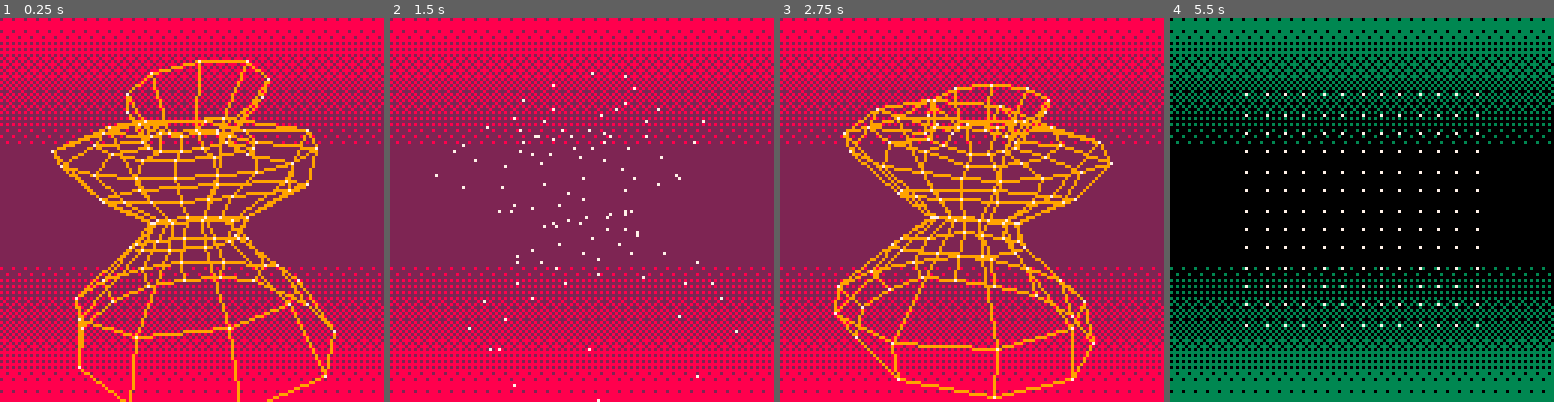
Above: before the commit, frames 1-4 (left to right).
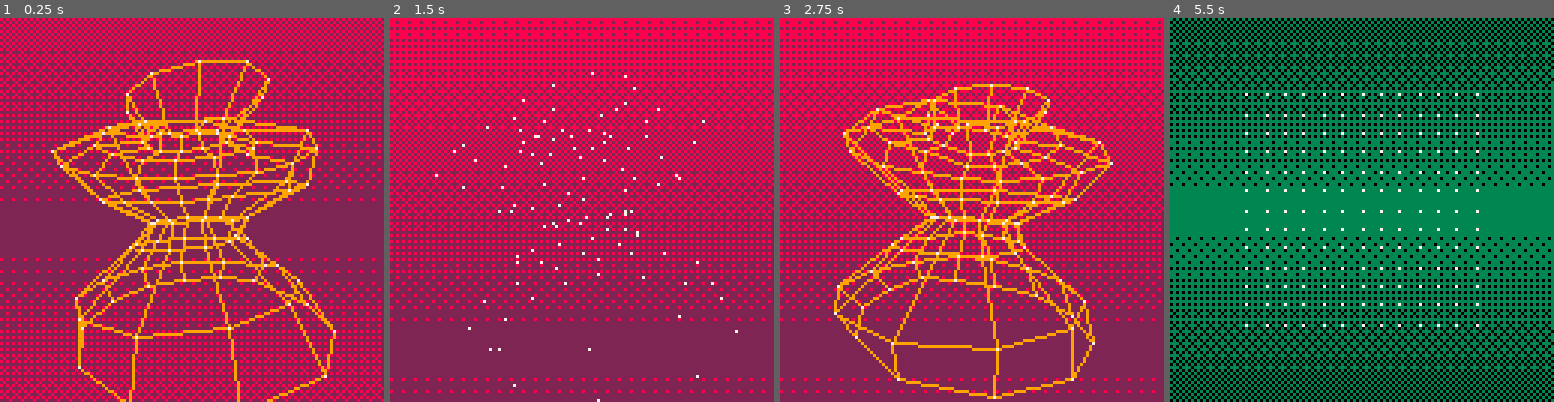
Above: after the commit, the same moments.

Repository: xavier/pico8
Game: PICO-8 cartridge srol.p8
Two runs of this game, one before a commit and one after it. Both use one fixed random seed, a clock stepped at 60 frames per second and the inputs below.
Inputs:
- Up to frame 1 (0.25 s): no input
- Up to frame 2 (1.5 s): tap O (Z key) at 0.33, 0.7, 1.43 s; tap X (X key) at 1.07 s
- Up to frame 3 (2.75 s): hold Left 1.97-2.37 s; tap X (X key) at 2.07, 2.4, 2.73 s; tap O (Z key) at 2.22 s
- Up to frame 4 (5.5 s): hold Right 2.87-3.53 s; tap X (X key) every 0.33 s from 3.07 to 5.4 s; tap O (Z key) at 3.1, 3.98, 4.87 s; hold Right 4.13-4.53 s; hold Left from 5.13 s (still down)

The runs differ from the first frame. In frame 1, 44% of the frame differs, in the area x 0-100%, y 0-100%; in frame 2, 55%; in frame 3, 49%; in frame 4, 82%.

Commit message:
Animate dithered background

Diff:
--- a/srol.p8
+++ b/srol.p8
@@ -21,6 +21,23 @@
  0b0000001000001010,
  0b0000001000001000,
  0b0000000000000000,
+ -- mirror
+ 0b0000000000000000,
+ 0b0000001000001000,
+ 0b0000001000001010,
+ 0b0000101000001010,
+ 0b0000101001001010,
+ 0b0001101001001010,
+ 0b0001101001011010,
+ 0b0101101001011010,
+ 0b0101101001011110,
+ 0b0101101101011110,
+ 0b0101101101011111,
+ 0b0101111101011111,
+ 0b0101111111011111,
+ 0b0111111111011111,
+ 0b0111111111111111,
+ 0b1111111111111111,
 }
 
 palettes = {
@@ -287,16 +304,17 @@
  return bor(shl(band(col, 15), 4), shr(col, 4))
 end
 
-function dithered_background(col)
+function draw_dithered_background(col, timer)
  local loc = flipcol(col)
- local y = 0
- local d = 3
-
- for mask in all(dithering_masks) do
+ local d = 8
+
+ local idx = flr(timer + 100*sin(timer*0.025) + 50*sin(timer*0.05))
+
+ for y=0,(128-d),d do
+  local mask = dithering_masks[1+(idx%#dithering_masks)]
   fillp(mask)
   rectfill(0, y, 127, y+d, col)
-  rectfill(0, 127-y, 127, y-d, loc)
-  y += d
+  idx += 1
  end
 
  fillp(0)
@@ -336,7 +354,7 @@
 
 function part_wave_draw()
  local mypal = palettes.blue
- dithered_background(mypal.bg)
+ draw_dithered_background(mypal.bg, timer)
  render_mesh(wave_mesh, mypal)
 end
 
@@ -346,7 +364,7 @@
 
 function part_cylinder_draw()
  local mypal = palettes.red
- dithered_background(mypal.bg)
+ draw_dithered_background(mypal.bg, timer)
  render_mesh(cylinder_mesh, mypal)
 end
 
@@ -356,7 +374,7 @@
 
 function part_lhc_draw()
  local mypal = palettes.green
- dithered_background(mypal.bg)
+ draw_dithered_background(mypal.bg, timer)
  render_mesh(lhc_mesh, mypal)
 end
 
@@ -366,7 +384,7 @@
 
 function part_trench_draw()
  local mypal = palettes.green
- dithered_background(mypal.bg)
+ draw_dithered_background(mypal.bg, timer)
  render_mesh(trench_mesh, mypal)
 end
 
